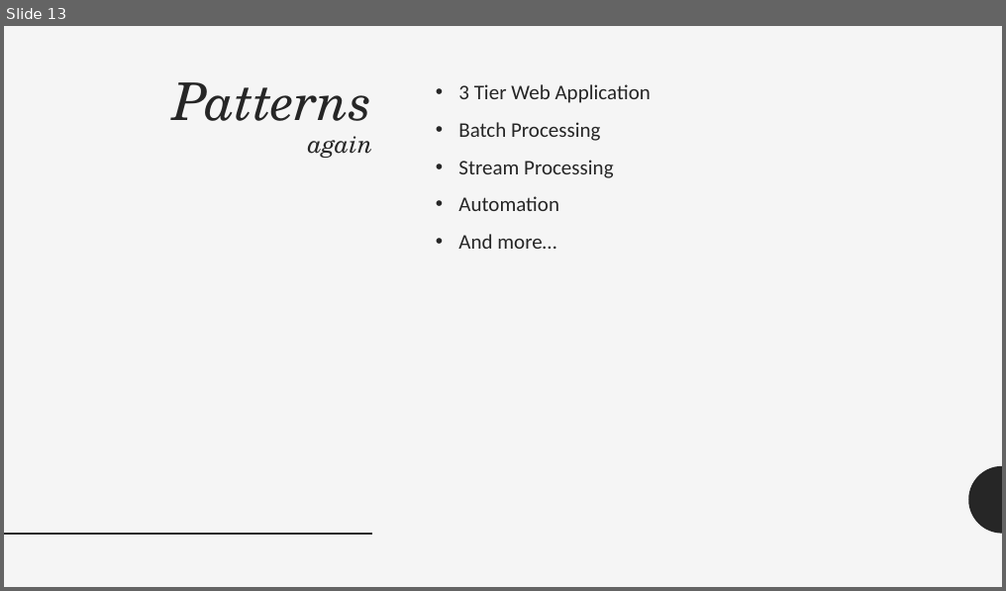
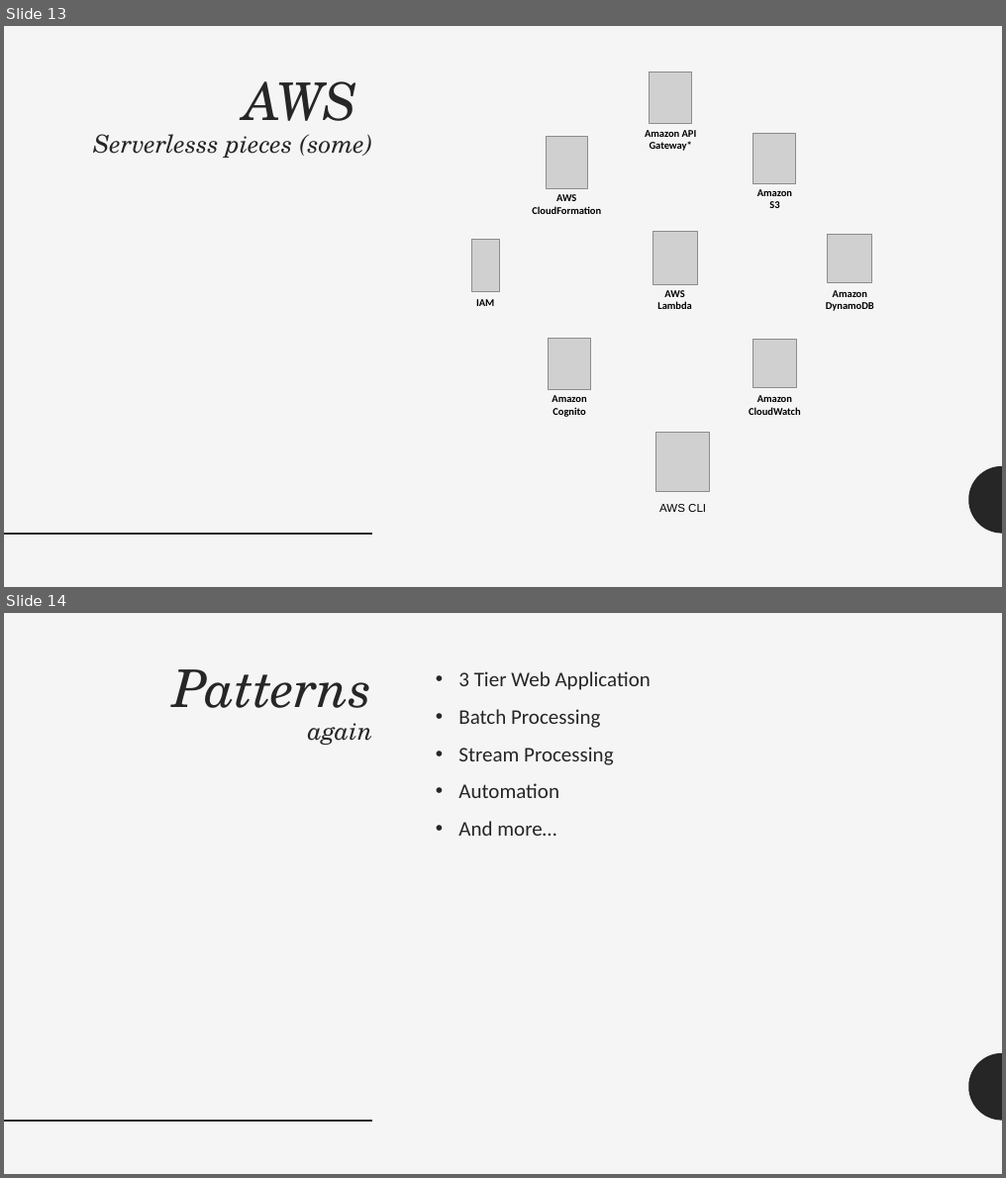
Before and after one commit to adrianpomilio/going-serverless, a slide deck: going-serverless-2017.pptx. Shown one above the other, each under a label of ours: slide 13 before the commit, slides 13 and 14 after it. The pictures are 1006x591 and 1006x1178 pixels, drawn with LibreOffice and Linux fonts; fonts in the diff are those of the drawing; grey boxes stand for pictures. Boxes give left, top, right and bottom in pixels: in the first picture for what was removed or moved away, otherwise in the second. Text is boxed around its words. In the diff, an @@ line names an element or a change of style, - is before the commit and + after.

Commit message:
added aws serverless pieces slide

```diff
--- a/going-serverless-2017.pptx
+++ b/going-serverless-2017.pptx
@@ slide 13 added at [4,26,1002,587], background #F5F5F5; not listed: 2 template elements that a slide beside it also shows @@
@@ title added at [93,81,372,158], 24 pt, text #262626, italic @@
+AWS
+Serverlesss pieces (some)
@@ picture added at [649,72,692,123] @@
@@ picture added at [546,137,588,188] @@
@@ text added at [645,130,697,151], 10 pt, text #000000, bold @@
+Amazon API Gateway*
@@ picture added at [753,133,796,184] @@
@@ text added at [532,194,601,214], 10 pt, text #000000, bold @@
+AWS
+CloudFormation
@@ text added at [757,189,792,208], 10 pt, text #000000, bold @@
+Amazon
+S3
@@ picture added at [653,231,698,284] @@
@@ picture added at [472,240,500,291] @@
@@ picture added at [828,234,871,283] @@
@@ text added at [657,290,691,309], 10 pt, text #000000, bold @@
+AWS
+Lambda
@@ text added at [826,290,874,311], 10 pt, text #000000, bold @@
+Amazon
+DynamoDB
@@ text added at [476,299,494,306], 10 pt, text #000000, bold @@
+IAM
@@ picture added at [548,338,591,389] @@
@@ picture added at [753,340,796,388] @@
@@ text added at [551,395,586,417], 10 pt, text #000000, bold @@
+Amazon
+Cognito
@@ text added at [748,395,801,415], 10 pt, text #000000, bold @@
+Amazon CloudWatch
@@ picture added at [656,433,709,492] @@
@@ text added at [659,504,706,512], 11 pt, text #000000 @@
+AWS CLI
@@ what was slide 13 is now slide 14 @@
```
